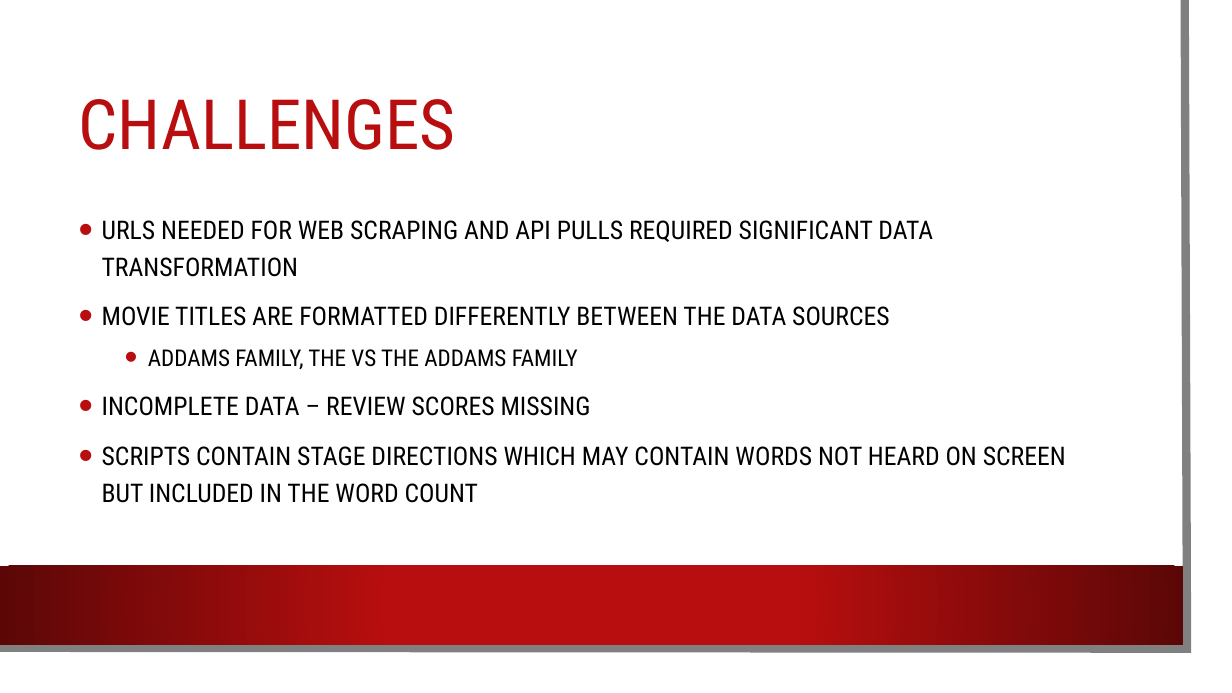
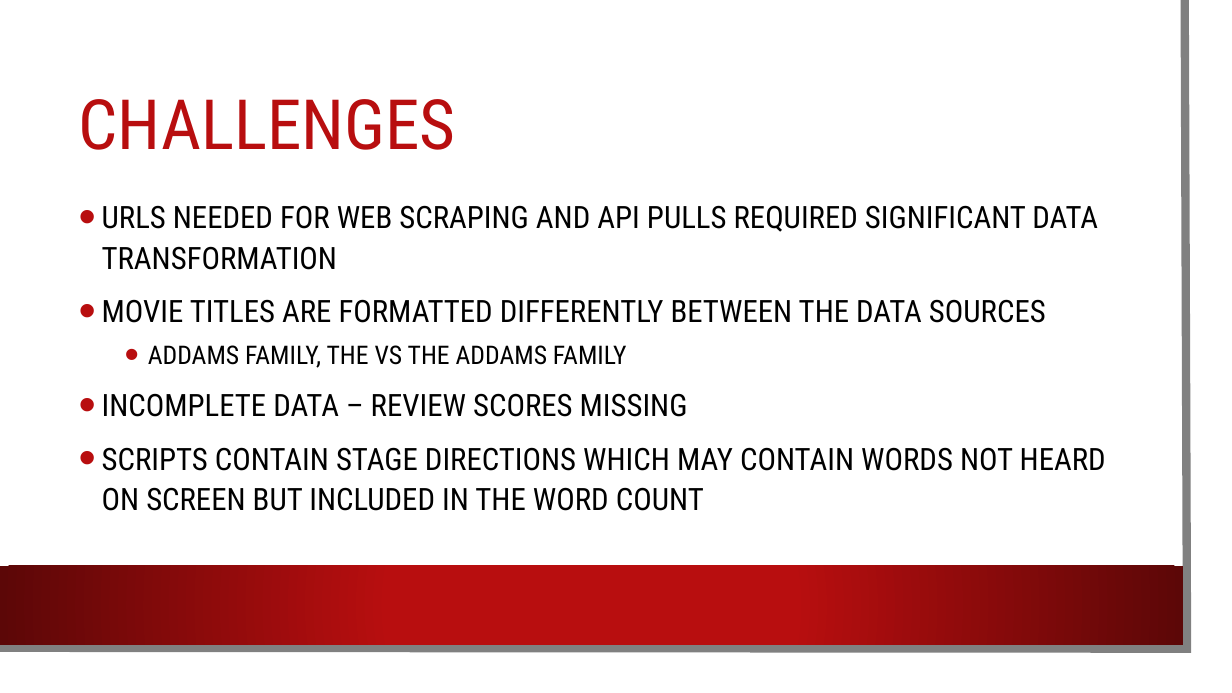
Before and after one commit to gilliangadiano/ETL-Project, a slide deck: slide 5 of ETL Presentation.pptx. Drawn at 1232x693 pixels with LibreOffice and Linux fonts; fonts in the diff are those of the drawing; background and template pictures are left out. Boxes give left, top, right and bottom in pixels: in the first picture for what was removed or moved away, otherwise in the second. Text is boxed around its words. In the diff, an @@ line names an element or a change of style, - is before the commit and + after.

```diff
--- a/ETL Presentation.pptx
+++ b/ETL Presentation.pptx
@@ text "URLS NEEDED FOR WEB SCRAPING ..." at (102,205,1106,511): size 20 to 24 pt in "URLS NEEDED FOR WEB SCRAPING AND API ...", "MOVIE TITLES ARE FORMATTED DIFFERENTLY BETWEEN THE ...", "INCOMPLETE DATA – REVIEW SCORES MISSING", "SCRIPTS CONTAIN STAGE DIRECTIONS WHICH MAY CONTAIN ..."; size 18 to 20 pt in "ADDAMS FAMILY, THE VS THE ADDAMS FAMILY"; line spacing 1.2 to 1.1 @@
```
Also in this commit, not shown: 2 other slides changed, 1 slide added, 1 slide removed, 3 other files.
